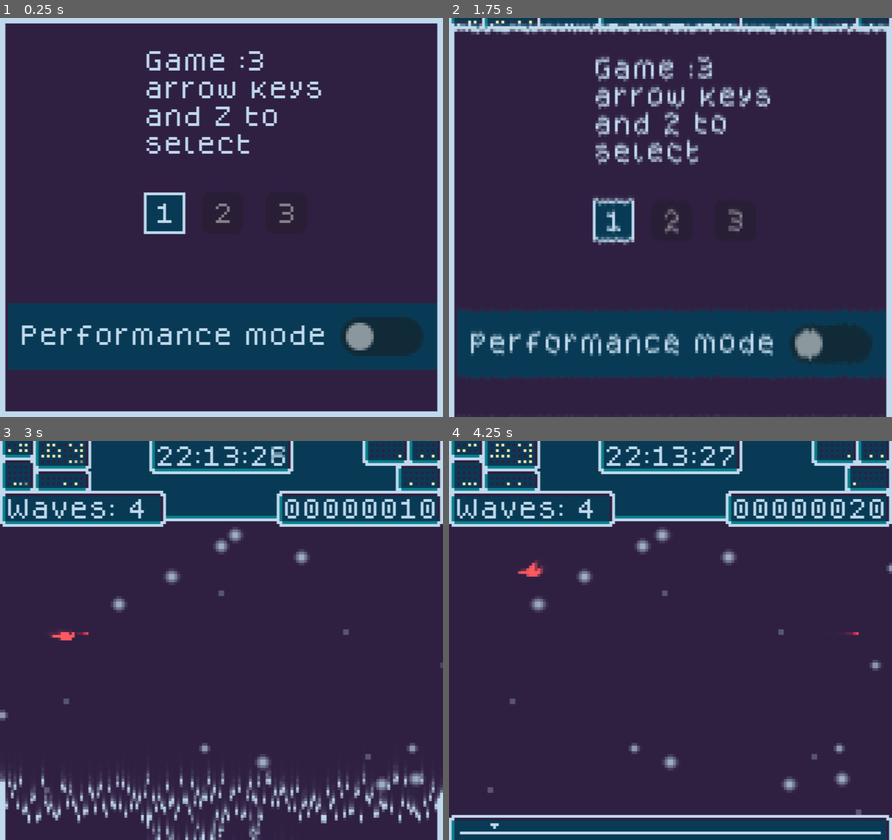
Above: before the commit, frames 1-4 (two rows, left to right).
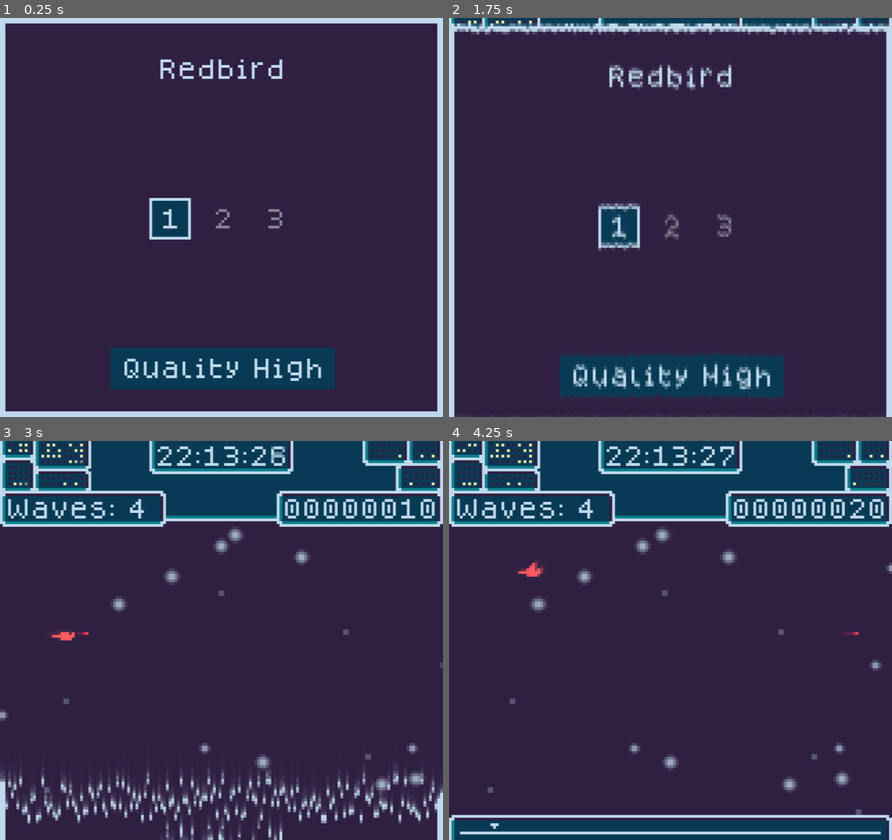
Above: after the commit, the same moments.

Repository: SmallConfusion/Redbird
Game: Godot game, scene res://main/main.tscn
Two runs of this game, one before a commit and one after it. Both use one fixed random seed, a clock stepped at 60 frames per second and the inputs below. Sound files missing from this copy of the repository are replaced by a short silence.
Inputs:
- Up to frame 1 (0.25 s): no input
- Up to frame 2 (1.75 s): tap Enter at 0.5 s; hold Right (Right) 0.53-1.28 s; hold Down (Fall) 0.53-1.28 s; tap Up (Flap) at 0.77, 1.07, 1.52 s; tap Space at 1.25 s; hold Left (Left) from 1.28 s (still down); tap Z (Fire) at 1.35 s
- Up to frame 3 (3 s): tap Up (Flap) at 1.82 s; release Left (Left) at 2.03 s; hold Down (Fall) 2.03-2.78 s; hold Right (Right) from 2.03 s (still down); tap Z (Fire) at 2.85 s
- Up to frame 4 (4.25 s): tap Up (Flap) at 3.02, 3.32, 3.77, 4.07 s; release Right (Right) at 3.53 s; hold Left (Left) from 3.53 s (still down); hold Down (Fall) from 3.53 s (still down)

The runs differ from the first frame. In frame 1, 20% of the frame differs, in the area x 1-99%, y 8-94%; in frame 2, 21%, in the area x 1-99%, y 9-96%; in frame 3, 0.6%; in frame 4, nothing differs.

Commit message:
menu tweaks

Diff:
--- a/default_theme.tres
+++ b/default_theme.tres
@@ -1,6 +1,15 @@
-[gd_resource type="Theme" load_steps=4 format=3 uid="uid://cvo518bnwbvlf"]
+[gd_resource type="Theme" load_steps=5 format=3 uid="uid://cvo518bnwbvlf"]
 
 [ext_resource type="FontFile" uid="uid://digx05vcj7vk7" path="res://dogicapixel.ttf" id="1_o1c4v"]
+
+[sub_resource type="StyleBoxFlat" id="StyleBoxFlat_xeo3a"]
+content_margin_left = 4.0
+content_margin_top = 4.0
+content_margin_right = 4.0
+content_margin_bottom = 4.0
+draw_center = false
+border_color = Color(0.745098, 0.843137, 0.913725, 1)
+corner_detail = 5
 
 [sub_resource type="StyleBoxFlat" id="StyleBoxFlat_arbuo"]
 content_margin_left = 4.0
@@ -8,6 +17,7 @@
 content_margin_right = 4.0
 content_margin_bottom = 4.0
 bg_color = Color(0.0352941, 0.227451, 0.329412, 1)
+draw_center = false
 border_width_left = 1
 border_width_top = 1
 border_width_right = 1
@@ -42,10 +52,12 @@
 Button/constants/outline_size = 0
 Button/font_sizes/font_size = 8
 Button/fonts/font = ExtResource("1_o1c4v")
+Button/styles/disabled = SubResource("StyleBoxFlat_xeo3a")
 Button/styles/focus = SubResource("StyleBoxFlat_arbuo")
 Button/styles/hover = SubResource("StyleBoxFlat_yakek")
 Button/styles/normal = SubResource("StyleBoxFlat_yakek")
 Button/styles/pressed = SubResource("StyleBoxFlat_yakek")
+CheckButton/icons/checked = null
 Label/colors/font_color = Color(0.745098, 0.843137, 0.913725, 1)
 Label/font_sizes/font_size = 8
 Label/fonts/font = ExtResource("1_o1c4v")
--- a/menu/button.gd
+++ b/menu/button.gd
@@ -1,4 +1,4 @@
-extends CheckButton
+extends Button
 
 var scene_manager
 
@@ -9,8 +9,7 @@
 
 func init(scene_manager_):
 	scene_manager = scene_manager_
-	button_pressed = scene_manager.performance_mode
-
+	_set_text()
 
 func _focus_exited():
 	SoundManager.play("menu", "input")
@@ -18,7 +17,9 @@
 
 func _pressed():
 	SoundManager.play("menu", "select")
+	scene_manager.set_performance_mode(not scene_manager.performance_mode)
+	_set_text()
 
 
-func _toggled(toggled_on):
-	scene_manager.set_performance_mode(toggled_on)
+func _set_text():
+	text = "Quality %s" % ("Low" if scene_manager.performance_mode else "High")
--- a/menu/menu.gd
+++ b/menu/menu.gd
@@ -8,7 +8,7 @@
 
 
 func _ready():
-	for button in get_children(true):
+	for button in $HBoxContainer.get_children():
 		if button is LoadButton:
 			button.init(scene_manager)
 
--- a/menu/menu.tscn
+++ b/menu/menu.tscn
@@ -39,53 +39,60 @@
 anchors_preset = 5
 anchor_left = 0.5
 anchor_right = 0.5
-offset_left = -28.0
-offset_top = 12.0
-offset_right = 37.0
-offset_bottom = 49.0
+offset_left = -32.5
+offset_right = 32.5
+offset_bottom = 37.0
 grow_horizontal = 2
-text = "Game :3
-arrow keys
-and Z to
-select"
+text = "Redbird"
+horizontal_alignment = 1
+vertical_alignment = 1
 
-[node name="Button" type="Button" parent="."]
-layout_mode = 0
-offset_left = 52.0
-offset_top = 63.0
-offset_right = 67.0
-offset_bottom = 78.0
+[node name="CheckButton" type="Button" parent="."]
+layout_mode = 1
+anchors_preset = 8
+anchor_left = 0.5
+anchor_top = 0.5
+anchor_right = 0.5
+anchor_bottom = 0.5
+offset_left = -40.5
+offset_top = 47.0
+offset_right = 40.5
+offset_bottom = 62.0
+grow_horizontal = 2
+grow_vertical = 2
+text = "Quality High"
+script = ExtResource("3_6t18n")
+
+[node name="HBoxContainer" type="HBoxContainer" parent="."]
+layout_mode = 1
+anchors_preset = 8
+anchor_left = 0.5
+anchor_top = 0.5
+anchor_right = 0.5
+anchor_bottom = 0.5
+offset_left = -26.5
+offset_top = -7.5
+offset_right = 26.5
+offset_bottom = 7.5
+grow_horizontal = 2
+grow_vertical = 2
+
+[node name="Button" type="Button" parent="HBoxContainer"]
+layout_mode = 2
 text = "1"
 script = ExtResource("2_og1g8")
 
-[node name="Button2" type="Button" parent="."]
-layout_mode = 0
-offset_left = 73.0
-offset_top = 63.0
-offset_right = 88.0
-offset_bottom = 78.0
+[node name="Button2" type="Button" parent="HBoxContainer"]
+layout_mode = 2
 text = "2
 "
 script = ExtResource("2_og1g8")
 level = 1
 
-[node name="Button3" type="Button" parent="."]
-layout_mode = 0
-offset_left = 96.0
-offset_top = 63.0
-offset_right = 111.0
-offset_bottom = 78.0
+[node name="Button3" type="Button" parent="HBoxContainer"]
+layout_mode = 2
 text = "3
 "
 script = ExtResource("2_og1g8")
 level = 2
 last_button = true
-
-[node name="CheckButton" type="CheckButton" parent="."]
-layout_mode = 0
-offset_left = 3.0
-offset_top = 103.0
-offset_right = 158.0
-offset_bottom = 127.0
-text = "Performance mode"
-script = ExtResource("3_6t18n")
Not shown: 13 places in game/levels/overlay.tscn that only renumber resources
